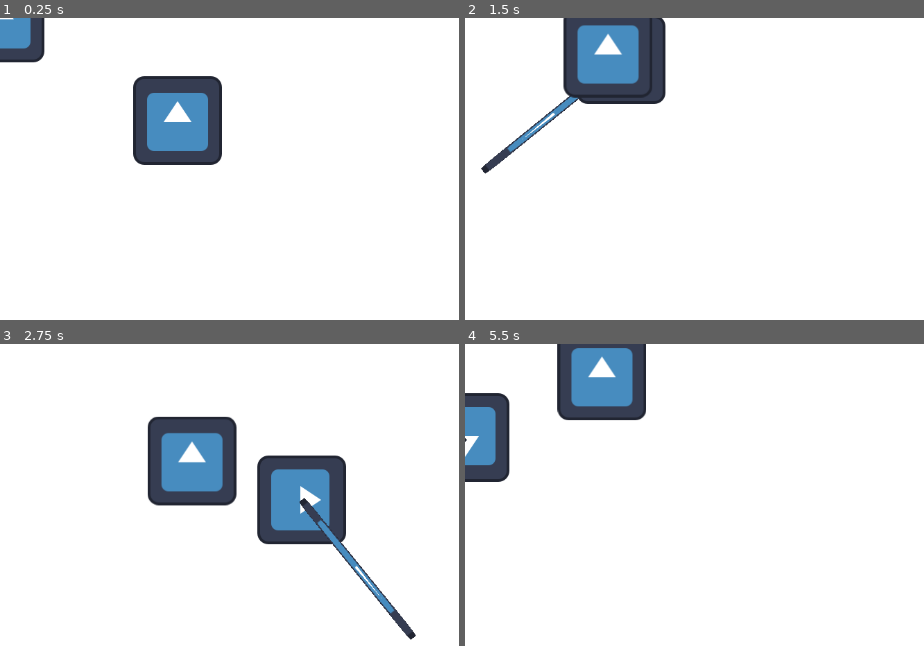
Above: before the commit, frames 1-4 (two rows, left to right).
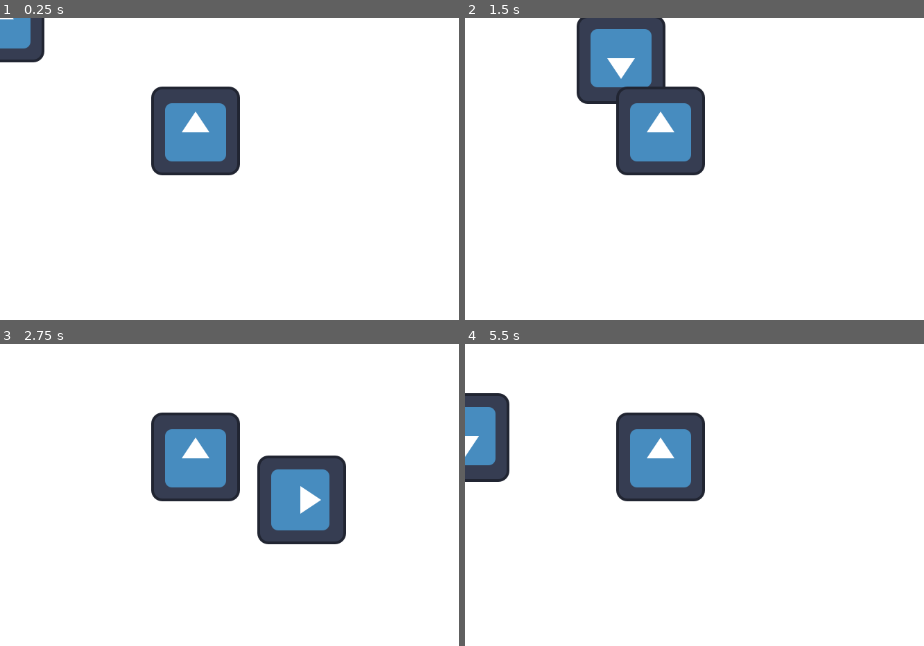
Above: after the commit, the same moments.

Repository: zwack32/crypt_of_the_silver_phoenix
Game: Godot game, scene res://test_world.tscn
The game is run twice, just before and just after one commit, with the same random seed, the same clock (stepped at 60 frames per second) and the same inputs. The engine's default icon, where the game draws it, is replaced by a stand-in: a white triangle on a blue panel in a dark square.
Inputs (mouse positions are in pixels of both pictures, inside the frame that each line leads up to):
- Up to frame 1 (0.25 s): no input
- Up to frame 2 (1.5 s): move the mouse to (outside the picture) at 0.52 s; hold D (move_right) 0.53-1.28 s; click (outside the picture) at 0.6 s; move the mouse to (703, 265) at 1.27 s; hold S (move_down) from 1.28 s (still down); right-click (703, 265) at 1.35 s
- Up to frame 3 (2.75 s): move the mouse to (outside the picture) at 2.02 s; release S (move_down) at 2.03 s; hold D (move_right) from 2.03 s (still down); click (outside the picture) at 2.1 s
- Up to frame 4 (5.5 s): move the mouse to (outside the picture) at 2.77 s; release D (move_right) at 2.78 s; hold W (move_up) 2.78-3.53 s; right-click (outside the picture) at 2.85 s; move the mouse to (outside the picture) at 3.52 s; hold A (move_left) 3.53-5.03 s; click (outside the picture) at 3.6 s; move the mouse to (625, 501) at 4.27 s; right-click (625, 501) at 4.35 s; move the mouse to (905, 567) at 5.02 s; hold S (move_down) from 5.03 s (still down); click (905, 567) at 5.1 s

The runs differ from the first frame. In frame 1, 5.9% of the frame differs, in the area x 28-53%, y 19-53%; in frame 2, 8.7%; in frame 3, 3.4%; in frame 4, 10%, in the area x 0-53%, y 0-53%.
Error after the commit: Parse Error: Expected indented block after function declaration. (res://Enemy.gd:35)

Commit message:
david take the wheel

Diff:
--- a/Enemy.gd
+++ b/Enemy.gd
@@ -33,12 +33,15 @@
 
 #Hit player
 func _on_area_entered(area):
-	if area == player:
-		player.deal_damage(enemy_atk)
-		print("player")
-	else: # area == weapon:
+	#print(area.get_parent().get_children())
+	#if area == player:
+	#	player.deal_damage(enemy_atk)
+	#	print("player")
+	#else: #area == weapon:
 	#	enemy_take_damage(player.get_player_atk(), enemy_def, enemy_health, sword_str)
-		print("weapon")
+	#	print("weapon")
+
+
 
 func enemy_take_damage(player_atk,enemy_def,enemy_hp, sword_str):
 	var new_enemy_health = enemy_hp
--- a/scenes/enemy.tscn
+++ b/scenes/enemy.tscn
@@ -9,6 +9,7 @@
 [node name="Slime" type="Area2D"]
 collision_layer = 9
 script = ExtResource("1_51ycr")
+speed = null
 
 [node name="CollisionShape2D" type="CollisionShape2D" parent="."]
 position = Vector2(0.5, -0.5)
